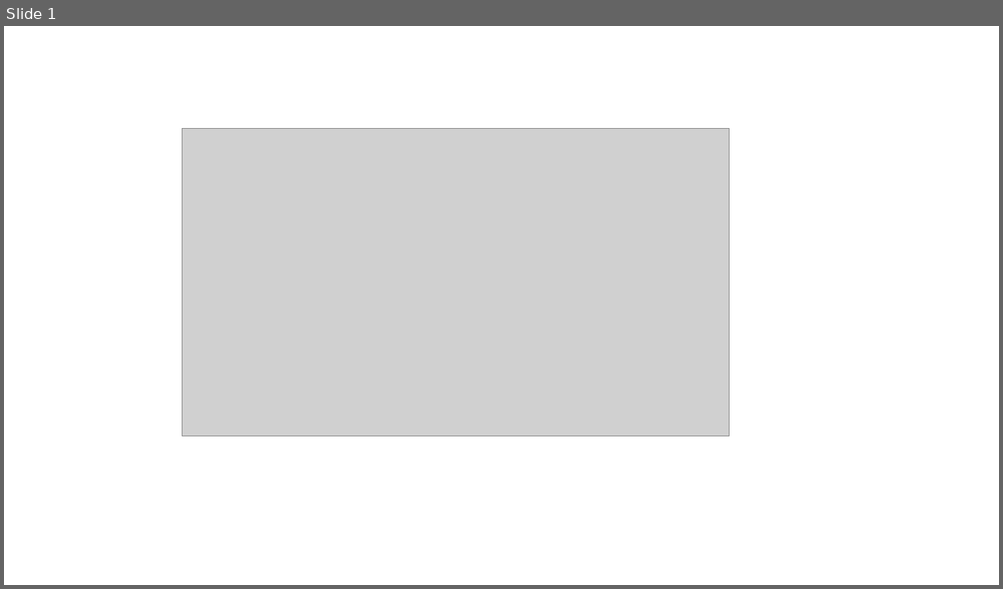
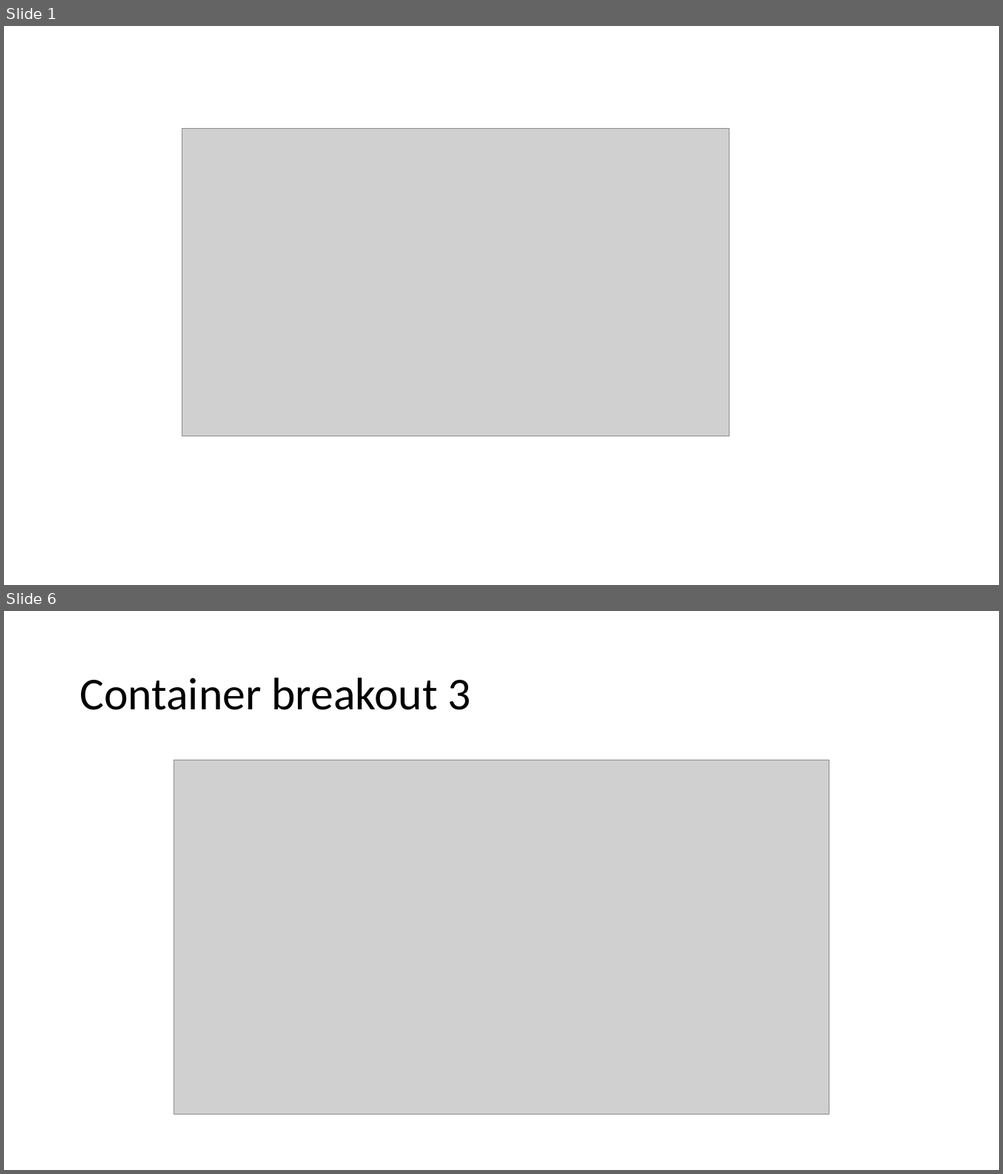
Before and after one commit to gramsimamsi/bachelorThesis, a slide deck: Screenshots.pptx. Shown one above the other, each under a label of ours: slide 1 before the commit, slides 1 and 6 after it; the slides between them are not shown. The pictures are 1003x589 and 1003x1174 pixels, drawn with LibreOffice and Linux fonts; fonts in the diff are those of the drawing; grey boxes stand for pictures. Boxes give left, top, right and bottom in pixels: in the first picture for what was removed or moved away, otherwise in the second. Text is boxed around its words. In the diff, an @@ line names an element or a change of style, - is before the commit and + after.

```diff
--- a/Screenshots.pptx
+++ b/Screenshots.pptx
@@ slide 6 added at bbox=[4, 611, 999, 1170], background #FFFFFF @@
@@ title added at bbox=[79, 678, 471, 710], 44 pt, text #000000 @@
+Container breakout 3
@@ picture added at bbox=[173, 760, 829, 1116] @@
```
Also in this commit, not shown: 15 other slides added, 3 other files.
